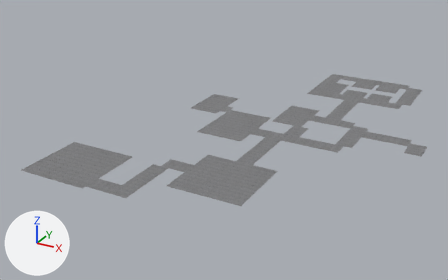
An edit to the FBX model Assets/Level_Design/Models/PrototypeLevels/Level3/Level3Roof.fbx, drawn before and after from the same camera.
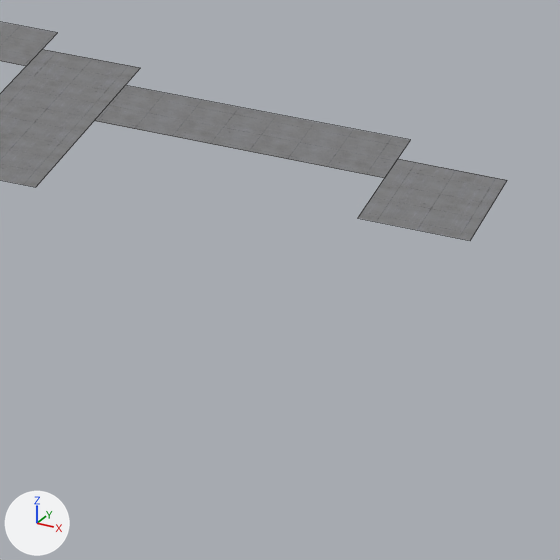
Each version is shown whole from a 50 mm camera at (-193.2, -148.7, 61.8) aimed at (-261.3, -24.9, -0.1), then close up on the part from 77% to 97% of the width and 42% to 74% of the height. Lighting does not change. The marker at lower left points along +X, +Y and +Z. The close-ups show mesh edges as thin lines. Where no turn or scale is listed for an object, it has been applied to the vertices. Vertices at the same position are counted once.

Objects in the first close-up: 'Level3Roof'.
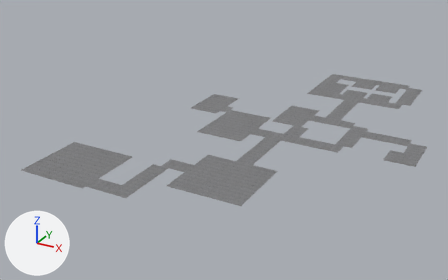
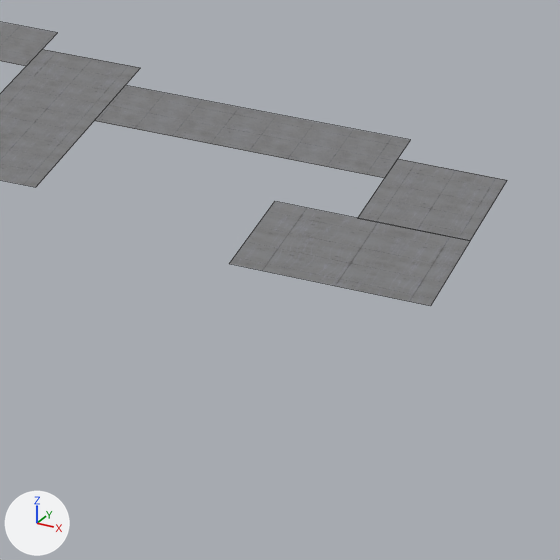
The newer file is also turned or shifted as a whole; pictures and numbers use the older file's frame.

What the commit changed:
me_level3floor is used by ob_level3roof; location (-219.0, -18.0, 3.0).
Verts and faces of me_level3floor; kept vertices keep their numbers, new ones are numbered from 100.
Before the commit, vertices of me_level3floor: 5 (4.0, 0.0, 0.0) at pixel (470, 240).
me_level3floor had 100 vertices, 26 faces and spanned x -69.0..4.0, y -48.0..48.0, z 0.0.
me_level3floor now has 103 vertices, 27 faces and spans x -69.0..4.0, y -48.0..48.0, z 0.0.
Part 1, on me_level3floor:
New vertex 100 is at (-3.0, -6.0, 0.0), pixel (229, 263).
New vertex 101 is at (4.0, -6.0, 0.0), pixel (430, 305).
New vertex 102 is at (-3.0, 0.0, 0.0), pixel (274, 201).
New faces: (5, 101, 100, 102).

What differs and where, as boxes (x1, y1, x2, y2) in the close-ups (560 x 560 px):
'Level3Roof', reshaped: before (0, 22, 507, 241); after (0, 22, 507, 306)
part 1 of me_level3floor, added: after (229, 202, 470, 306)
